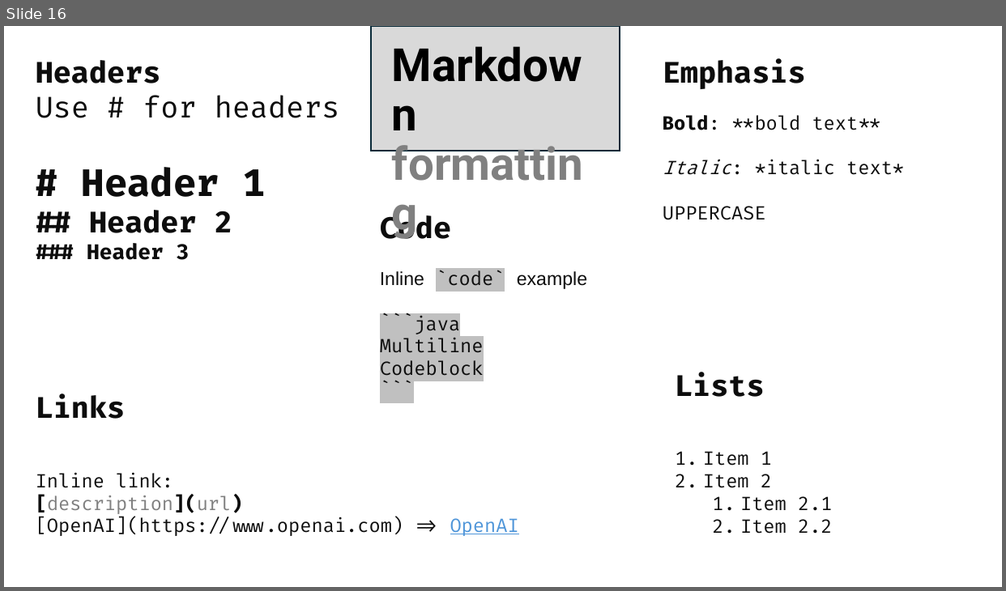
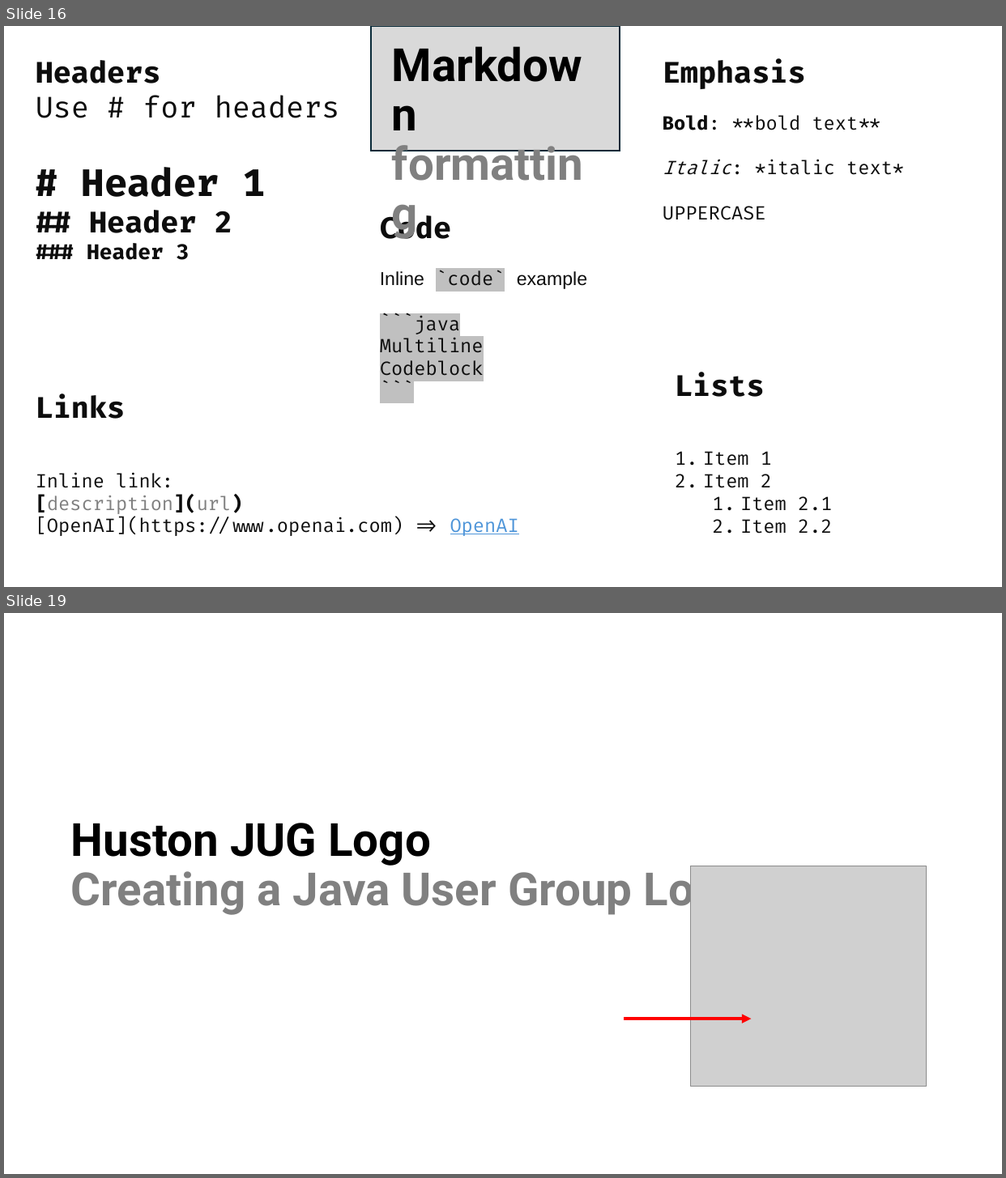
Before and after one commit to isidore/Talks, a slide deck: Slides/ChatGPT_Prompting.pptx. Shown one above the other, each under a label of ours: slide 16 before the commit, slides 16 and 19 after it; the slides between them are not shown. The pictures are 1006x591 and 1006x1178 pixels, drawn with LibreOffice and Linux fonts; fonts in the diff are those of the drawing; grey boxes stand for pictures. Boxes give left, top, right and bottom in pixels: in the first picture for what was removed or moved away, otherwise in the second. Text is boxed around its words. In the diff, an @@ line names an element or a change of style, - is before the commit and + after.

Commit message:
JUG Logo

```diff
--- a/Slides/ChatGPT_Prompting.pptx
+++ b/Slides/ChatGPT_Prompting.pptx
@@ slide 19 added at (4, 613, 1002, 1174), background #FFFFFF @@
@@ title added at (71, 823, 747, 916), 44 pt, text #808080, bold @@
+Huston JUG Logo
+Creating a Java User Group Logo
@@ picture added at (691, 866, 927, 1087) @@
@@ arrow added from (624, 1019) to (751, 1019), #FF0000 3 pt @@
```
Also in this commit, not shown: 7 other slides added, 1 slide removed.
